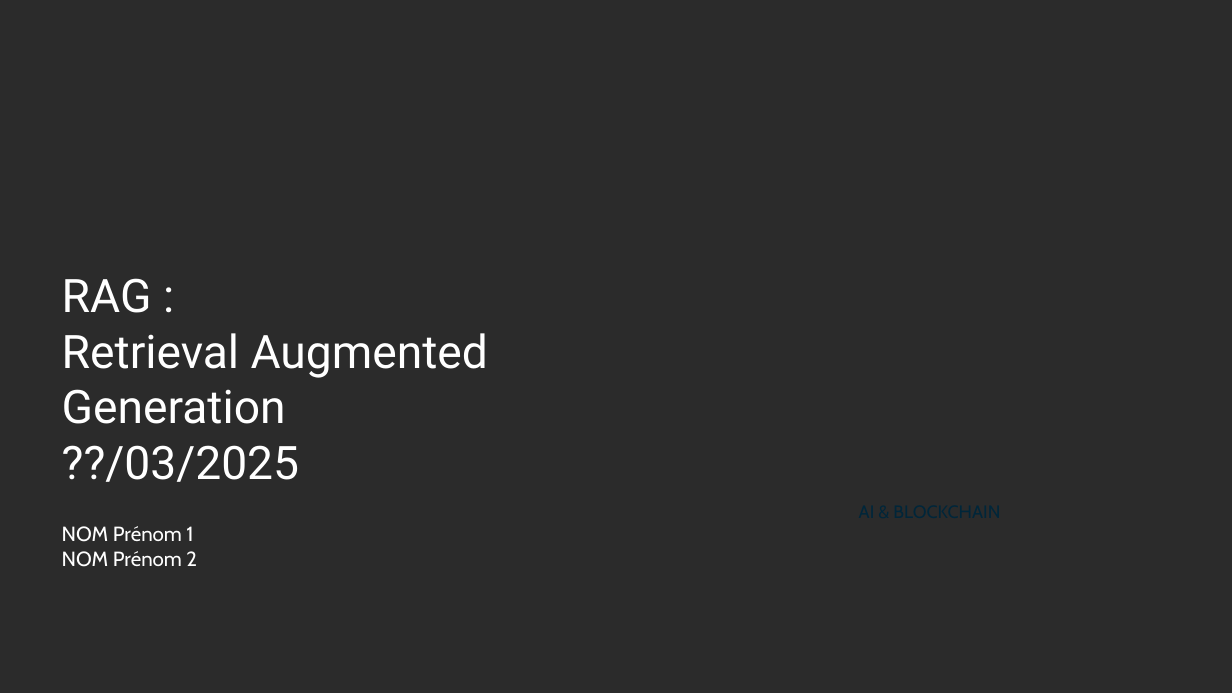
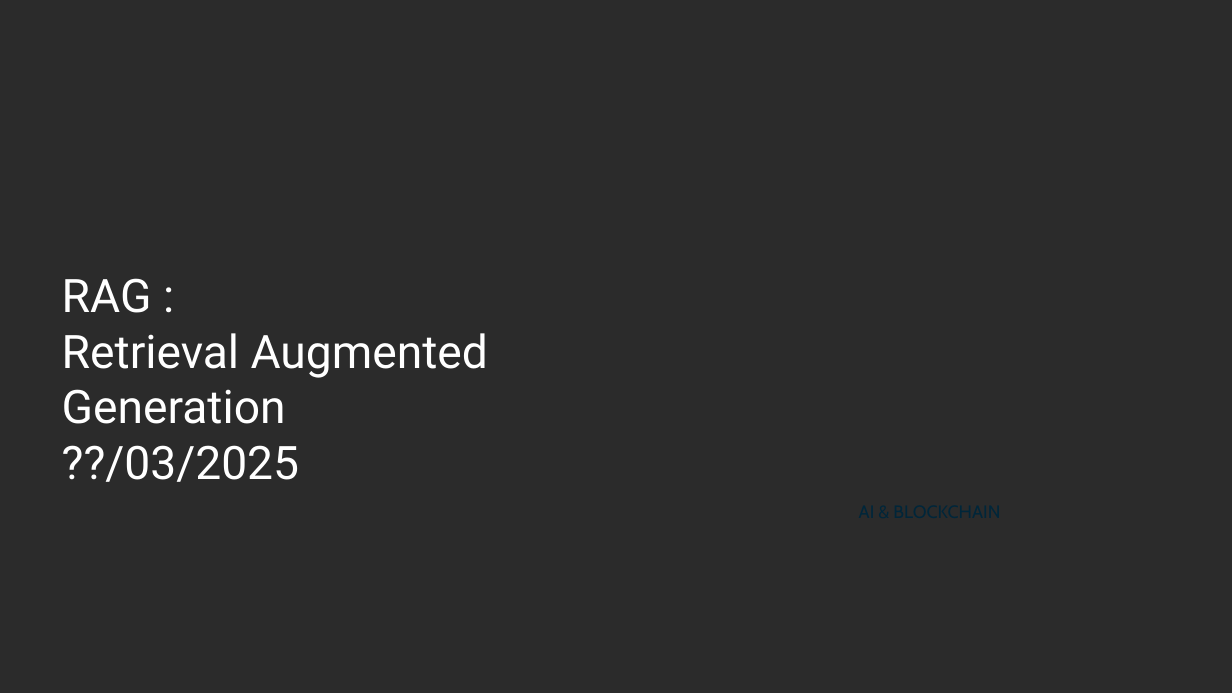
Before and after one commit to plperez626/MLOps-Introductory-Course-on-GCP, a slide deck: slide 1 of slides/5_rag-chatbot/RAG_cours5.pptx. Drawn at 1232x693 pixels with LibreOffice and Linux fonts; fonts in the diff are those of the drawing; background and template pictures are left out; a plain dark background stands for a picture behind light text. Boxes give left, top, right and bottom in pixels: in the first picture for what was removed or moved away, otherwise in the second. Text is boxed around its words. In the diff, an @@ line names an element or a change of style, - is before the commit and + after.

```diff
--- a/slides/5_rag-chatbot/RAG_cours5.pptx
+++ b/slides/5_rag-chatbot/RAG_cours5.pptx
@@ text removed at (62,526,197,567) @@
-NOM Prénom 1
-NOM Prénom 2
```
Also in this commit, not shown: 49 other files.
